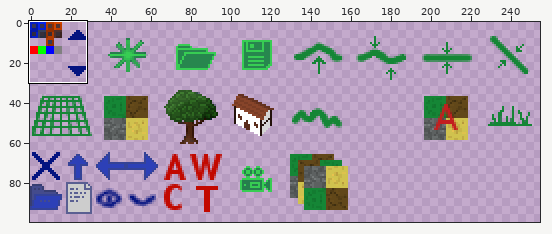
File history of a sprite sheet, data/gui.png. Above: a wide view before the commit, with the close-up outlined.
Close-up. Earlier state:
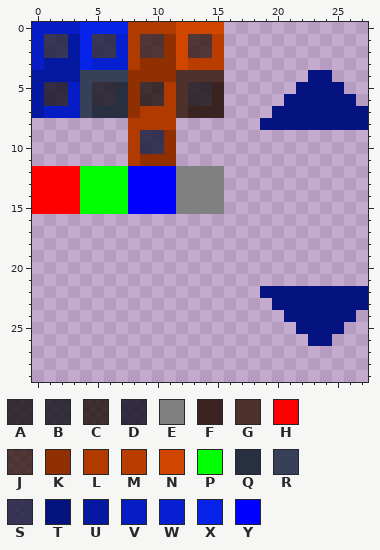
The file is 256x256 pixels. Pixels under 10% opacity are left out. Colours within 5 levels of each other are drawn and written as one. Shown: x 0..27, y 0..29. The wide view leaves out empty margins.
Palette (. is transparent): A #0d0807c3  B #090b0fc3  C #180a02c3  D #050719c3  E #808080  F #3a2320  G #4f312b  H #ff0000  J #2d1307c3  K #902f00  L #b03a00  M #ba3d00  N #d04500  P #00ff00  Q #272f40  R #364058  S #0d1231c3  T #041380  U #0518a2  V #061dc5  W #061fd1  X #0723ea  Y #0000ff
Pixels before, first column x 0:
 0 VVVVXXXXLLLLNNNN............
 1 VSSUXSSWLJJKNJJM............
 2 VSSUXSSWLJJKNJJM............
 3 VUUUXWWWLKKKNMMM............
 4 UUUURRRRKKKKGGGG.......TT...
 5 UDDVRBBQKCCLGAAF......TTTT..
 6 UDDVRBBQKCCLGAAF.....TTTTTT.
 7 UVVVRQQQKLLLGFFF....TTTTTTTT
 8 ........LLLL.......TTTTTTTTT
 9 ........LSSK................
10 ........LSSK................
11 ........LKKK................
12 HHHHPPPPYYYYEEEE............
13 HHHHPPPPYYYYEEEE............
14 HHHHPPPPYYYYEEEE............
15 HHHHPPPPYYYYEEEE............
16 ............................
17 ............................
18 ............................
19 ............................
20 ............................
21 ............................
22 ...................TTTTTTTTT
23 ....................TTTTTTTT
24 .....................TTTTTT.
25 ......................TTTT..
26 .......................TT...
Once edited:
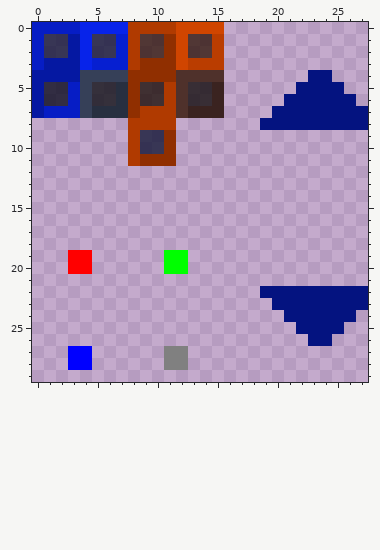
The commit says: Global texture created (small)
The edit:
Changed rows in their new state; - is an unchanged pixel.
first column x 0:
12 ................
13 ................
14 ................
15 ................
first column x 3:
19 HH------PP
20 HH------PP
first column x 3:
27 YY------EE
28 YY------EE
Where, in picture pixels (left, top, right, bottom), the same in both close-ups:
changed: (32, 166, 224, 274)
added: (68, 346, 92, 370)
added: (164, 346, 188, 370)
